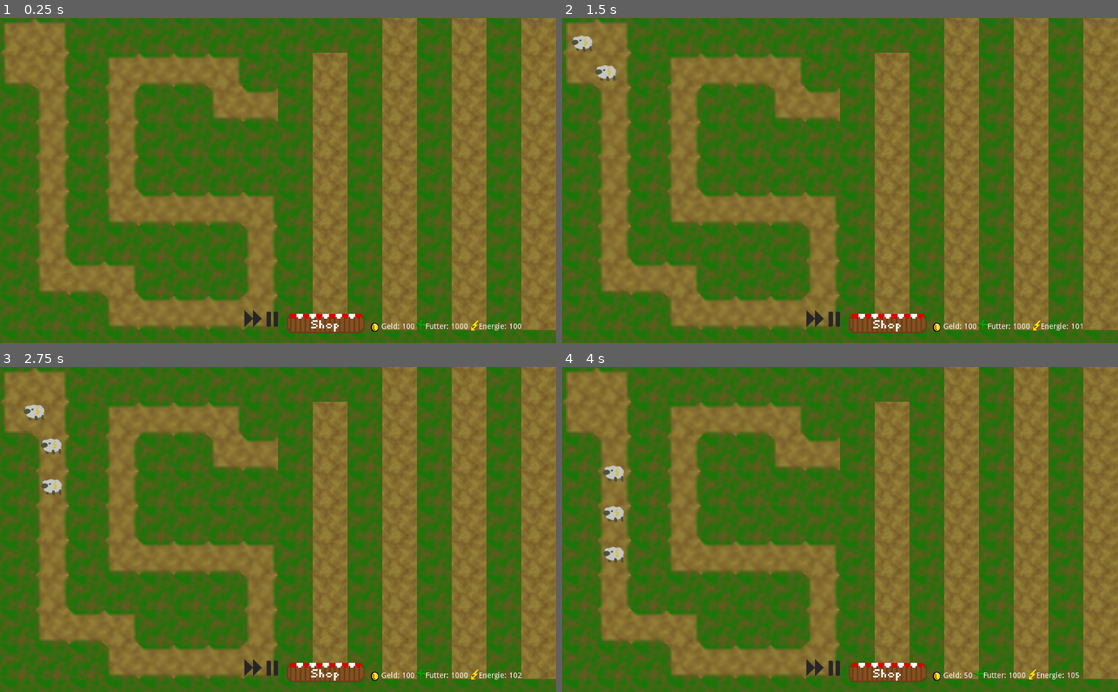
Above: before the commit, frames 1-4 (two rows, left to right).
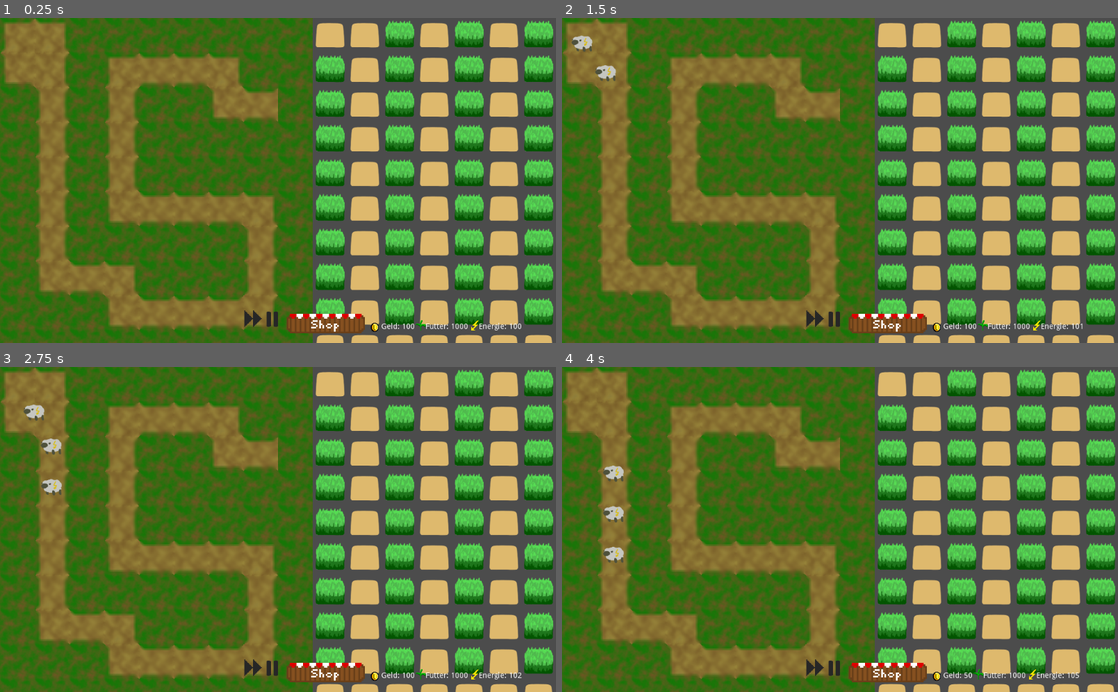
Above: after the commit, the same moments.

Repository: winnerbyhabit/bifigamejamWS19
Game: Godot game, scene res://Game.tscn
Two runs of this game, one before a commit and one after it. Both use one fixed random seed, a clock stepped at 60 frames per second and the inputs below. Sound files missing from this copy of the repository are replaced by a short silence.
Inputs (mouse positions are in pixels of both pictures, inside the frame that each line leads up to):
- Up to frame 1 (0.25 s): no input
- Up to frame 2 (1.5 s): click (817, 326) at 0.5 s; click (817, 326) at 1.25 s
- Up to frame 3 (2.75 s): click (255, 675) at 2 s
- Up to frame 4 (4 s): click (890, 675) at 2.75 s; click (895, 571) at 3.5 s

The runs differ from the first frame. In frame 1, 43% of the frame differs, in the area x 56-100%, y 0-100%; in frame 2, 43%; in frame 3, 43%; in frame 4, 43%.

Commit message:
TIleset methode 2

Diff:
--- a/project/Stall/Stall.tscn
+++ b/project/Stall/Stall.tscn
@@ -1,30 +1,7 @@
-[gd_scene load_steps=5 format=2]
+[gd_scene load_steps=3 format=2]
 
 [ext_resource path="res://Stall/Stall.gd" type="Script" id=1]
-[ext_resource path="res://assets/tiles/tile_1111.png" type="Texture" id=2]
-[ext_resource path="res://assets/tiles/tile_0000.png" type="Texture" id=3]
-
-[sub_resource type="TileSet" id=1]
-0/name = "tile_1111.png 0"
-0/texture = ExtResource( 2 )
-0/tex_offset = Vector2( 0, 0 )
-0/modulate = Color( 1, 1, 1, 1 )
-0/region = Rect2( 0, 0, 64, 64 )
-0/tile_mode = 0
-0/occluder_offset = Vector2( 0, 0 )
-0/navigation_offset = Vector2( 0, 0 )
-0/shapes = [  ]
-0/z_index = 0
-1/name = "tile_0000.png 1"
-1/texture = ExtResource( 3 )
-1/tex_offset = Vector2( 0, 0 )
-1/modulate = Color( 1, 1, 1, 1 )
-1/region = Rect2( 0, 0, 64, 64 )
-1/tile_mode = 0
-1/occluder_offset = Vector2( 0, 0 )
-1/navigation_offset = Vector2( 0, 0 )
-1/shapes = [  ]
-1/z_index = 0
+[ext_resource path="res://Stall/TilesetStall.tres" type="TileSet" id=2]
 
 [node name="Stall" type="Node2D"]
 position = Vector2( 512, 0 )
@@ -35,6 +12,6 @@
 [node name="Felder" type="AnimatedSprite" parent="."]
 
 [node name="TileMap" type="TileMap" parent="."]
-tile_set = SubResource( 1 )
+tile_set = ExtResource( 2 )
 format = 1
 tile_data = PoolIntArray( -65535, 0, 0, -65534, 0, 0, -65533, 0, 0, -65532, 0, 0, -65531, 0, 0, -65530, 0, 0, -65529, 0 …(1105 unchanged characters)…
--- /dev/null
+++ b/project/Stall/TilesetStall.tres
@@ -0,0 +1,37 @@
+[gd_resource type="TileSet" load_steps=4 format=2]
+
+[ext_resource path="res://assets/T12.png" type="Texture" id=1]
+[ext_resource path="res://assets/T22.png" type="Texture" id=2]
+[ext_resource path="res://assets/Schaf.png" type="Texture" id=3]
+
+[resource]
+0/name = "T12"
+0/texture = ExtResource( 1 )
+0/tex_offset = Vector2( 0, 0 )
+0/modulate = Color( 1, 1, 1, 1 )
+0/region = Rect2( 0, 0, 64, 64 )
+0/tile_mode = 0
+0/occluder_offset = Vector2( 32, 32 )
+0/navigation_offset = Vector2( 32, 32 )
+0/shapes = [  ]
+0/z_index = 0
+1/name = "T22"
+1/texture = ExtResource( 2 )
+1/tex_offset = Vector2( 0, 0 )
+1/modulate = Color( 1, 1, 1, 1 )
+1/region = Rect2( 0, 0, 64, 64 )
+1/tile_mode = 0
+1/occluder_offset = Vector2( 32, 32 )
+1/navigation_offset = Vector2( 32, 32 )
+1/shapes = [  ]
+1/z_index = 0
+2/name = "Schaf"
+2/texture = ExtResource( 3 )
+2/tex_offset = Vector2( 0, 0 )
+2/modulate = Color( 1, 1, 1, 1 )
+2/region = Rect2( 0, 0, 79, 63 )
+2/tile_mode = 0
+2/occluder_offset = Vector2( 39.5, 31.5 )
+2/navigation_offset = Vector2( 39.5, 31.5 )
+2/shapes = [  ]
+2/z_index = 0
--- /dev/null
+++ b/project/Stall/TilesetStall.tscn
@@ -0,0 +1,18 @@
+[gd_scene load_steps=4 format=2]
+
+[ext_resource path="res://assets/T12.png" type="Texture" id=1]
+[ext_resource path="res://assets/T22.png" type="Texture" id=2]
+[ext_resource path="res://assets/Schaf.png" type="Texture" id=3]
+
+[node name="Node2D" type="Node2D"]
+
+[node name="T12" type="Sprite" parent="."]
+texture = ExtResource( 1 )
+
+[node name="T22" type="Sprite" parent="."]
+position = Vector2( 128, 0 )
+texture = ExtResource( 2 )
+
+[node name="Schaf" type="Sprite" parent="."]
+position = Vector2( 256, 0 )
+texture = ExtResource( 3 )
Not shown, added: project/assets/T12.png.import
Not shown, added: project/assets/T22.png.import
